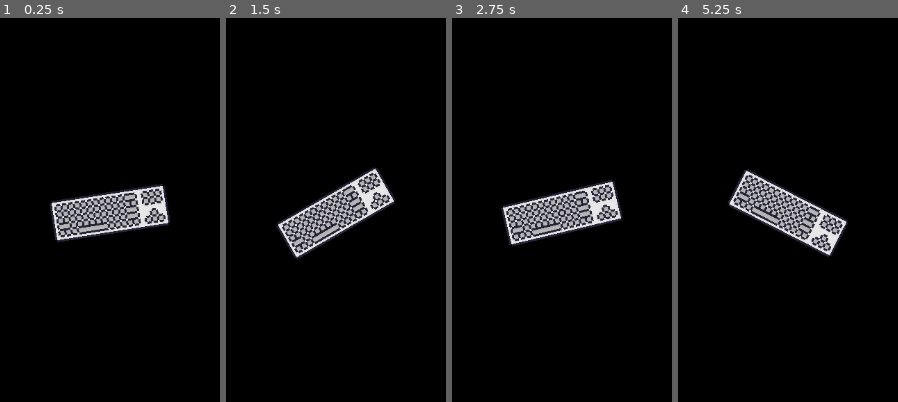
Above: before the commit, frames 1-4 (left to right).
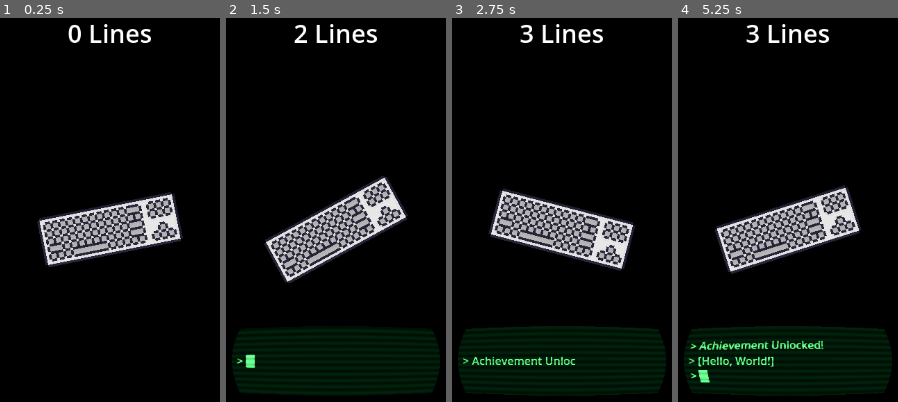
Above: after the commit, the same moments.

Repository: MadAvidCoder/CodeClicker
Game: Godot game, scene res://main.tscn
The game is run twice, just before and just after one commit, with the same random seed, the same clock (stepped at 60 frames per second) and the same inputs.
Inputs (mouse positions are in pixels of both pictures, inside the frame that each line leads up to; where the layout moved, square brackets give the same spot in the first picture):
- Up to frame 1 (0.25 s): no input
- Up to frame 2 (1.5 s): click (336, 229) [336, 213] at 0.5 s; click (336, 229) [336, 213] at 1.25 s
- Up to frame 3 (2.75 s): click (562, 229) [562, 213] at 2 s
- Up to frame 4 (5.25 s): no input

The runs differ from the first frame. In frame 1, 9.7% of the frame differs, in the area x 16-84%, y 1-65%; in frame 2, 17%; in frame 3, 18%; in frame 4, 19%, in the area x 2-98%, y 1-99%.

Commit message:
Add achievements
Added an achievements mechanism

Diff:
--- /dev/null
+++ b/achievement_display.gd
@@ -0,0 +1,100 @@
+extends Control
+
+var lines = []
+var typing_speed := 0.055
+var line_pause := 1
+var cursor_blink_speed := 0.35
+
+var _current_line := 0
+var _current_char := 0
+var _displayed_text := ""
+var _is_typing_line := false
+var _is_pausing_before_line := false
+
+var _cursor_visible := true
+var _blink_time := 0.0
+
+@onready var label := $SubViewport/Label
+@onready var timer = $Timer
+
+func _ready():
+	label.bbcode_enabled = true
+
+func display(content):
+	if visible:
+		await timer.timeout
+	show()
+	lines = content
+	_start_typing()
+
+func _start_typing():
+	timer.stop()
+	_current_line = 0
+	_displayed_text = ""
+	_is_typing_line = false
+	_is_pausing_before_line = false
+	_start_next_line()
+
+func _start_next_line():
+	if _current_line >= lines.size():
+		_is_typing_line = false
+		_is_pausing_before_line = false
+		return
+	_current_char = 0
+	_is_typing_line = false
+	_is_pausing_before_line = true
+	# Show the new ">" right away during the pause
+	await get_tree().create_timer(line_pause).timeout
+	_is_pausing_before_line = false
+	_is_typing_line = true
+	_type_line()
+
+func _type_line():
+	var line = lines[_current_line]
+	var prefix = "[color=lime]>[/color] "
+	while _current_char <= line.length():
+		await get_tree().create_timer(typing_speed).timeout
+		_current_char += 1
+	# After typing, finalize line and move to next
+	_displayed_text += prefix + line + "\n"
+	_current_line += 1
+	_is_typing_line = false
+	_is_pausing_before_line = true
+	_start_next_line()
+
+func _get_current_line_text() -> String:
+	if _current_line >= lines.size():
+		return ""
+	var prefix = "[color=lime]>[/color] "
+	var line = lines[_current_line]
+	if _is_typing_line:
+		# Currently typing the line
+		return prefix + line.substr(0, _current_char)
+	elif _is_pausing_before_line:
+		# Pausing before typing the next line, show only ">"
+		return prefix
+	else:
+		return ""
+
+func _process(delta):
+	# Always blink while animation is running
+	if _is_typing_line or _is_pausing_before_line:
+		_blink_time += delta
+		if _blink_time > cursor_blink_speed:
+			_cursor_visible = !_cursor_visible
+			_blink_time = 0.0
+
+	var to_display = _displayed_text
+	var current_line = _get_current_line_text()
+	var cursor = ""
+	if (_is_typing_line or _is_pausing_before_line) and _cursor_visible:
+		cursor = "█"
+	label.text = to_display + current_line + cursor
+
+	if not (_is_typing_line or _is_pausing_before_line) and _current_line >= lines.size():
+		label.text = _displayed_text
+		if timer.is_stopped():
+			timer.start()
+
+func _on_timer_timeout():
+	hide()
--- /dev/null
+++ b/font.tres
@@ -0,0 +1,9 @@
+[gd_resource type="SystemFont" load_steps=2 format=3 uid="uid://c5dx2v4ftd7qg"]
+
+[sub_resource type="SystemFont" id="SystemFont_1bvp3"]
+font_names = PackedStringArray("Monospace")
+
+[resource]
+fallbacks = Array[Font]([SubResource("SystemFont_1bvp3")])
+font_names = PackedStringArray("Courier New")
+font_weight = 800
--- a/main.gd
+++ b/main.gd
@@ -1,7 +1,364 @@
-extends Node2D
-
+extends Control
+
+var achievements = [
+	{
+		"id": "hello_world",
+		"name": "Hello, World!",
+		"description": "Write your very first line of code.",
+		"requirement": { "type": "total_code_lines", "value": 1 },
+		"unlocked": false
+	},
+	{
+		"id": "syntax_student",
+		"name": "Syntax Student",
+		"description": "Write 100 lines of code.",
+		"requirement": { "type": "total_code_lines", "value": 100 },
+		"unlocked": false
+	},
+	{
+		"id": "debugging_beginner",
+		"name": "Debugging Beginner",
+		"description": "Click 10 times in 5 seconds (debug those bugs fast!).",
+		"requirement": { "type": "clicks_in_time", "value": 10, "timeframe": 5 },
+		"unlocked": false
+	},
+	{
+		"id": "commit_pusher",
+		"name": "Commit Pusher",
+		"description": "Reach 1,000 lines of code.",
+		"requirement": { "type": "total_code_lines", "value": 1000 },
+		"unlocked": false
+	},
+	{
+		"id": "automation_script",
+		"name": "Automation Script",
+		"description": "Unlock your first auto-coder.",
+		"requirement": { "type": "auto_coders_bought", "value": 1 },
+		"unlocked": false
+	},
+	{
+		"id": "framework_founder",
+		"name": "Framework Founder",
+		"description": "Unlock 10 code upgrades.",
+		"requirement": { "type": "upgrades_bought", "value": 10 },
+		"unlocked": false
+	},
+	{
+		"id": "open_source_contributor",
+		"name": "Open Source Contributor",
+		"description": "Click a rare 'Open Source' event button.",
+		"requirement": { "type": "open_source_clicks", "value": 1 },
+		"unlocked": false
+	},
+	{
+		"id": "pull_request_pro",
+		"name": "Pull Request Pro",
+		"description": "Upgrade an auto-coder to level 5.",
+		"requirement": { "type": "auto_coder_level", "value": 5 },
+		"unlocked": false
+	},
+	{
+		"id": "hackathon_hero",
+		"name": "Hackathon Hero",
+		"description": "Write 500 lines of code in one minute.",
+		"requirement": { "type": "code_lines_in_time", "value": 500, "timeframe": 60 },
+		"unlocked": false
+	},
+	{
+		"id": "legacy_maintainer",
+		"name": "Legacy Maintainer",
+		"description": "Prestige for the first time and start a new project.",
+		"requirement": { "type": "prestiges", "value": 1 },
+		"unlocked": false
+	},
+	{
+		"id": "million_line_club",
+		"name": "Million Line Club",
+		"description": "Write 1,000,000 lines of code.",
+		"requirement": { "type": "total_code_lines", "value": 1000000 },
+		"unlocked": false
+	},
+	{
+		"id": "merge_conflict",
+		"name": "Merge Conflict",
+		"description": "Reach 50,000 lines of code without buying any upgrades.",
+		"requirement": { "type": "total_code_lines", "value": 50000, "no_upgrades": true },
+		"unlocked": false
+	},
+	{
+		"id": "code_reviewed",
+		"name": "Code Reviewed",
+		"description": "Manually click 1,000 times.",
+		"requirement": { "type": "manual_clicks", "value": 1000 },
+		"unlocked": false
+	},
+	{
+		"id": "dark_theme_activated",
+		"name": "Dark Theme Activated",
+		"description": "Unlock the dark theme for your editor.",
+		"requirement": { "type": "theme_unlocked", "theme": "dark" },
+		"unlocked": false
+	},
+	{
+		"id": "full_stack_dev",
+		"name": "Full Stack Dev",
+		"description": "Own at least one of every upgrade type.",
+		"requirement": { "type": "has_each_upgrade_type", "value": 1 },
+		"unlocked": false
+	},
+	{
+		"id": "lint_free",
+		"name": "Lint Free",
+		"description": "Write 10,000 lines of code without any 'bug' events.",
+		"requirement": { "type": "code_lines_without_bug", "value": 10000 },
+		"unlocked": false
+	},
+	{
+		"id": "refactor_master",
+		"name": "Refactor Master",
+		"description": "Reset (prestige) five times.",
+		"requirement": { "type": "prestiges", "value": 5 },
+		"unlocked": false
+	},
+	{
+		"id": "speed_typist",
+		"name": "Speed Typist",
+		"description": "Achieve 50 clicks in 10 seconds.",
+		"requirement": { "type": "clicks_in_time", "value": 50, "timeframe": 10 },
+		"unlocked": false
+	},
+	{
+		"id": "documentation_guru",
+		"name": "Documentation Guru",
+		"description": "View the help/about screen.",
+		"requirement": { "type": "viewed_help", "value": 1 },
+		"unlocked": false
+	},
+	{
+		"id": "copilot_friend",
+		"name": "Copilot Friend",
+		"description": "Let an auto-coder write 10,000 lines for you.",
+		"requirement": { "type": "auto_lines_written", "value": 10000 },
+		"unlocked": false
+	}
+]
+
+var upgrades = [
+	{
+		"id": "better_keyboard",
+		"name": "Mechanical Keyboard",
+		"description": "Type faster and with more satisfaction! +1 code per click.",
+		"cost": 50,
+		"effect": { "click_power": 1 }
+	},
+	{
+		"id": "dual_monitors",
+		"name": "Dual Monitors",
+		"description": "Twice the code windows, twice the productivity. +100% auto-code speed.",
+		"cost": 200,
+		"effect": { "auto_code_multiplier": 2.0 }
+	},
+	{
+		"id": "text_editor_upgrade",
+		"name": "Pro Text Editor",
+		"description": "Unlock advanced features to boost efficiency. +2 code per click.",
+		"cost": 150,
+		"effect": { "click_power": 2 }
+	},
+	{
+		"id": "auto_linter",
+		"name": "Auto-Linter",
+		"description": "Automatically fix simple bugs. +1 code per second.",
+		"cost": 300,
+		"effect": { "auto_code_per_sec": 1 }
+	},
+	{
+		"id": "coffee_machine",
+		"name": "Coffee Machine",
+		"description": "Caffeine boost! +50% code per click.",
+		"cost": 500,
+		"effect": { "click_power_multiplier": 1.5 }
+	},
+	{
+		"id": "code_snippets",
+		"name": "Reusable Snippets",
+		"description": "Paste code faster using handy snippets. +5 code per click.",
+		"cost": 800,
+		"effect": { "click_power": 5 }
+	},
+	{
+		"id": "cloud_ide",
+		"name": "Cloud IDE",
+		"description": "Code from anywhere, anytime. +3 code per second.",
+		"cost": 1200,
+		"effect": { "auto_code_per_sec": 3 }
+	},
+	{
+		"id": "copilot_ai",
+		"name": "AI Copilot",
+		"description": "Let AI write boilerplate for you. +100% auto-code speed.",
+		"cost": 2500,
+		"effect": { "auto_code_multiplier": 2.0 }
+	},
+	{
+		"id": "dark_theme",
+		"name": "Dark Theme",
+		"description": "Less eye strain means more code! +20% click and auto-code.",
+		"cost": 1000,
+		"effect": { "click_power_multiplier": 1.2, "auto_code_multiplier": 1.2 }
+	},
+	{
+		"id": "stack_overflow",
+		"name": "Stack Overflow Access",
+		"description": "Find answers instantly. +10 code per click.",
+		"cost": 3000,
+		"effect": { "click_power": 10 }
+	},
+	{
+		"id": "standing_desk",
+		"name": "Standing Desk",
+		"description": "Boosts your health and productivity. +50% auto-code speed.",
+		"cost": 5000,
+		"effect": { "auto_code_multiplier": 1.5 }
+	},
+	{
+		"id": "continuous_integration",
+		"name": "Continuous Integration",
+		"description": "Code merges itself while you sleep. +10 code per second.",
+		"cost": 8000,
+		"effect": { "auto_code_per_sec": 10 }
+	},
+	{
+		"id": "rubber_ducky",
+		"name": "Rubber Duck Debugging",
+		"description": "Explain your code to the duck and spot more bugs. +2 code per second.",
+		"cost": 1300,
+		"effect": { "auto_code_per_sec": 2 }
+	},
+	{
+		"id": "faster_internet",
+		"name": "Faster Internet",
+		"description": "Pages load instantly, docs at your fingertips. +30% auto-code speed.",
+		"cost": 2200,
+		"effect": { "auto_code_multiplier": 1.3 }
+	},
+	{
+		"id": "standing_meetings",
+		"name": "Standing Meetings",
+		"description": "Shorter meetings, more time to code! +10% code per click.",
+		"cost": 1100,
+		"effect": { "click_power_multiplier": 1.1 }
+	},
+	{
+		"id": "unit_tests",
+		"name": "Unit Tests",
+		"description": "Find bugs before they hit production. +5 code per second.",
+		"cost": 4000,
+		"effect": { "auto_code_per_sec": 5 }
+	},
+	{
+		"id": "git_aliases",
+		"name": "Git Aliases",
+		"description": "Type less, push more. +3 code per click.",
+		"cost": 2500,
+		"effect": { "click_power": 3 }
+	},
+	{
+		"id": "devops_pipeline",
+		"name": "DevOps Pipeline",
+		"description": "Automate your workflow. +25% to all code generation.",
+		"cost": 7000,
+		"effect": { "click_power_multiplier": 1.25, "auto_code_multiplier": 1.25 }
+	},
+	{
+		"id": "wireless_mouse",
+		"name": "Wireless Mouse",
+		"description": "No more cable drag. +1 code per click.",
+		"cost": 300,
+		"effect": { "click_power": 1 }
+	},
+	{
+		"id": "ergonomic_chair",
+		"name": "Ergonomic Chair",
+		"description": "Stay comfortable, code longer. +2 code per second.",
+		"cost": 1700,
+		"effect": { "auto_code_per_sec": 2 }
+	},
+	{
+		"id": "docker_containers",
+		"name": "Docker Containers",
+		"description": "Deploy faster, debug less. +6 code per second.",
+		"cost": 6000,
+		"effect": { "auto_code_per_sec": 6 }
+	},
+	{
+		"id": "vim_shortcuts",
+		"name": "Vim Shortcuts",
+		"description": "Navigate code at the speed of thought. +4 code per click.",
+		"cost": 3200,
+		"effect": { "click_power": 4 }
+	}
+]
+
+var clicks = 0
 var score = 0
+var total_score = 0
+var upgrades_bought = 0
+var auto_coders_bought = 0
+var open_source_clicks = 0
+var max_auto_level = 0
+var prestige_count = 0
+var auto_lines_written = 0
+var help_viewed = false
+
+@onready var label = $Label
+@onready var subviewport := $AchievementDisplay/SubViewport
+@onready var texture_rect := $AchievementDisplay/TextureRect
+@onready var display = $AchievementDisplay
+
+func _ready():
+	var mat = texture_rect.material
+	if mat and mat is ShaderMaterial:
+		mat.set_shader_parameter("rect_size", subviewport.size)
+
+func _process(delta: float) -> void:
+	label.text = str(score) + " Lines"
+	check_achievements()
+
+func check_unlock(requirements: Dictionary) -> bool:
+	if requirements.has("no_upgrades") and upgrades_bought > 0:
+		return false
+	match requirements["type"]:
+		"total_code_lines":
+			return total_score >= requirements["value"]
+		"manual_clicks":
+			return clicks >= requirements["value"]
+		"auto_coders_bought":
+			return auto_coders_bought >= requirements["value"]
+		"upgrades_bought":
+			return upgrades_bought >= requirements["value"]
+		"open_source_clicks":
+			return open_source_clicks >= requirements["value"]
+		"auto_coder_level":
+			return max_auto_level>= requirements["value"]
+		"prestiges":
+			return prestige_count >= requirements["value"]
+		"auto_lines_written":
+			return auto_lines_written >= requirements["value"]
+		"viewed_help":
+			return help_viewed
+	return false
+
+func check_achievements() -> void:
+	for ach in achievements:
+		if ach["unlocked"]:
+			continue
+		else:
+			if check_unlock(ach["requirement"]):
+				ach["unlocked"] = true
+				display.display(["Achievement Unlocked!", "[" + ach["name"] + "]", ach["description"]])
 
 func _on_texture_button_pressed() -> void:
 	score += 1
-	print(score)
+	total_score += 1
+	clicks += 1
--- a/main.tscn
+++ b/main.tscn
@@ -1,32 +1,60 @@
-[gd_scene load_steps=5 format=3 uid="uid://cptlju1gnm5mp"]
+[gd_scene load_steps=10 format=3 uid="uid://cptlju1gnm5mp"]
 
 [ext_resource type="Texture2D" uid="uid://diopqt72p3ruh" path="res://keyboard.png" id="1_0xm2m"]
 [ext_resource type="Script" uid="uid://dwi0lut8phaek" path="res://main.gd" id="1_h2yge"]
 [ext_resource type="BitMap" uid="uid://bxin2asb7nbj0" path="res://keyboard_map.png" id="2_h2yge"]
 [ext_resource type="Script" uid="uid://b3f21sr2ldxmy" path="res://texture_button.gd" id="4_1bvp3"]
+[ext_resource type="SystemFont" uid="uid://c5dx2v4ftd7qg" path="res://font.tres" id="5_lquwl"]
+[ext_resource type="Script" uid="uid://d31pji8vuw1f6" path="res://achievement_display.gd" id="6_5vw27"]
+[ext_resource type="Shader" uid="uid://bsto2oua251w6" path="res://scanlines.gdshader" id="6_7mycd"]
 
-[node name="Node2D" type="Node2D"]
+[sub_resource type="ShaderMaterial" id="ShaderMaterial_7mycd"]
+shader = ExtResource("6_7mycd")
+shader_parameter/rect_size = Vector2(512, 256)
+shader_parameter/scanline_spacing = 0.09
+shader_parameter/scanline_speed = 1.2
+shader_parameter/scanline_strength = 0.6
+shader_parameter/curvature_x = 0.1
+shader_parameter/curvature_y = 0.1
+shader_parameter/vignette_strength = 0.8
+shader_parameter/glow_strength = 0.38
+shader_parameter/background_green = Vector3(0, 0.14, 0.05)
+shader_parameter/text_green = Vector3(0.37, 1, 0.51)
+
+[sub_resource type="ViewportTexture" id="ViewportTexture_272bh"]
+viewport_path = NodePath("AchievementDisplay/SubViewport")
+
+[node name="Control" type="Control"]
+layout_mode = 3
+anchors_preset = 0
+offset_right = 1152.0
+offset_bottom = 648.0
 script = ExtResource("1_h2yge")
 
 [node name="ColorRect" type="ColorRect" parent="."]
-offset_right = 1152.0
-offset_bottom = 648.0
+layout_mode = 1
+anchors_preset = 15
+anchor_right = 1.0
+anchor_bottom = 1.0
+grow_horizontal = 2
+grow_vertical = 2
 color = Color(0, 0, 0, 1)
 
 [node name="TextureButton" type="TextureButton" parent="."]
 texture_filter = 1
+layout_mode = 1
 anchors_preset = 8
 anchor_left = 0.5
 anchor_top = 0.5
 anchor_right = 0.5
 anchor_bottom = 0.5
-offset_left = 492.0
-offset_top = 294.0
-offset_right = 660.0
-offset_bottom = 354.0
+offset_left = -100.8
+offset_top = -12.0
+offset_right = 100.8
+offset_bottom = 60.0
 grow_horizontal = 2
 grow_vertical = 2
-pivot_offset = Vector2(84, 30)
+pivot_offset = Vector2(100.8, 36)
 size_flags_horizontal = 4
 size_flags_vertical = 4
 texture_normal = ExtResource("1_0xm2m")
@@ -38,4 +66,70 @@
 stretch_mode = 4
 script = ExtResource("4_1bvp3")
 
+[node name="Label" type="Label" parent="."]
+layout_mode = 1
+anchors_preset = 5
+anchor_left = 0.5
+anchor_right = 0.5
+offset_left = -99.0
+offset_top = 40.0
+offset_right = 99.0
+offset_bottom = 73.0
+grow_horizontal = 2
+pivot_offset = Vector2(99, 16)
+theme_override_fonts/font = ExtResource("5_lquwl")
+theme_override_font_sizes/font_size = 36
+text = "0 Lines"
+horizontal_alignment = 1
+
+[node name="AchievementDisplay" type="Control" parent="."]
+visible = false
+anchors_preset = 0
+offset_right = 40.0
+offset_bottom = 40.0
+script = ExtResource("6_5vw27")
+
+[node name="SubViewport" type="SubViewport" parent="AchievementDisplay"]
+transparent_bg = true
+handle_input_locally = false
+size = Vector2i(300, 100)
+
+[node name="ColorRect2" type="ColorRect" parent="AchievementDisplay/SubViewport"]
+anchors_preset = 7
+anchor_left = 0.5
+anchor_top = 1.0
+anchor_right = 0.5
+anchor_bottom = 1.0
+offset_left = -256.0
+offset_top = -512.0
+offset_right = 44.0
+offset_bottom = -412.0
+grow_horizontal = 2
+grow_vertical = 0
+pivot_offset = Vector2(125, 42)
+color = Color(0.0657, 0.09, 0.0657, 1)
+
+[node name="Label" type="RichTextLabel" parent="AchievementDisplay/SubViewport"]
+offset_left = 6.5
+offset_right = 306.5
+offset_bottom = 100.0
+fit_content = true
+vertical_alignment = 1
+
+[node name="TextureRect" type="TextureRect" parent="AchievementDisplay"]
+material = SubResource("ShaderMaterial_7mycd")
+layout_mode = 0
+offset_left = 426.0
+offset_top = 487.0
+offset_right = 726.0
+offset_bottom = 587.0
+texture = SubResource("ViewportTexture_272bh")
+stretch_mode = 5
+
+[node name="Timer" type="Timer" parent="AchievementDisplay"]
+wait_time = 2.0
+one_shot = true
+
 [connection signal="pressed" from="TextureButton" to="." method="_on_texture_button_pressed"]
+[connection signal="pressed" from="TextureButton" to="TextureButton" method="_on_pressed"]
+[connection signal="timeout" from="AchievementDisplay/Timer" to="AchievementDisplay" method="_on_timer_timeout"]
--- /dev/null
+++ b/scanlines.gdshader
@@ -0,0 +1,71 @@
+shader_type canvas_item;
+
+uniform vec2 rect_size = vec2(30.0, 85.0);
+uniform float scanline_spacing = 0.15;
+uniform float scanline_speed = 15;
+uniform float scanline_strength = 0.55;
+uniform float curvature_x = 0.06;
+uniform float curvature_y = 0.14;
+uniform float vignette_strength = 0.8;
+uniform float glow_strength = 0.08;
+uniform vec3 background_green = vec3(0.0, 0.14, 0.05);
+uniform vec3 text_green = vec3(0.39, 1.0, 0.51);
+
+void fragment() {
+	vec2 centered_uv = (UV - 0.5) * 2.0;
+	float rx = centered_uv.x * centered_uv.x;
+	float ry = centered_uv.y * centered_uv.y;
+	centered_uv.x *= 1.0 + curvature_x * ry;
+	centered_uv.y *= 1.0 + curvature_y * rx;
+	vec2 uv = centered_uv * 0.5 + 0.5;
+
+    if (uv.x < 0.0 || uv.x > 1.0 || uv.y < 0.0 || uv.y > 1.0) {
+        COLOR = vec4(0.0, 0.0, 0.0, 1.0);
+    } else {
+        vec3 base_col = background_green;
+        float scanline_phase = TIME * scanline_speed;
+        float scan_y = uv.y / scanline_spacing + scanline_phase;
+        float scan_val = 0.5 + 0.5 * cos(6.2831 * scan_y);
+        base_col *= 1.0 - scanline_strength * scan_val;
+        vec4 txt = texture(TEXTURE, uv);
+
+        float glow = 0.0;
+        if (txt.a > 0.3) {
+            float step1 = 0.004;
+            float step2 = 0.008;
+            glow += (
+                texture(TEXTURE, uv + vec2( step1,  0)).a +
+                texture(TEXTURE, uv + vec2(-step1,  0)).a +
+                texture(TEXTURE, uv + vec2( 0,  step1)).a +
+                texture(TEXTURE, uv + vec2( 0, -step1)).a +
+                texture(TEXTURE, uv + vec2( step1,  step1)).a +
+                texture(TEXTURE, uv + vec2(-step1,  step1)).a +
+                texture(TEXTURE, uv + vec2( step1, -step1)).a +
+                texture(TEXTURE, uv + vec2(-step1, -step1)).a
+            ) * 0.081;
+
+            glow += (
+                texture(TEXTURE, uv + vec2( step2,  0)).a +
+                texture(TEXTURE, uv + vec2(-step2,  0)).a +
+                texture(TEXTURE, uv + vec2( 0,  step2)).a +
+                texture(TEXTURE, uv + vec2( 0, -step2)).a +
+                texture(TEXTURE, uv + vec2( step2,  step2)).a +
+                texture(TEXTURE, uv + vec2(-step2,  step2)).a +
+                texture(TEXTURE, uv + vec2( step2, -step2)).a +
+                texture(TEXTURE, uv + vec2(-step2, -step2)).a
+            ) * 0.024;
+        }
+
+        if (txt.a > 0.04) {
+            vec3 text_col = text_green;
+            text_col *= 1.0 - 0.7 * scanline_strength * scan_val;
+            text_col += text_green * glow_strength * glow;
+            base_col = mix(base_col, text_col, clamp(txt.a + glow, 0.0, 1.0));
+        }
+
+        float vignette = smoothstep(0.6, 0.98, length((UV - vec2(0.5)) / vec2(0.92, 1.04)));
+        base_col *= 1.0 - vignette * vignette_strength;
+
+        COLOR = vec4(base_col, 1.0);
+    }
+}
--- a/texture_button.gd
+++ b/texture_button.gd
@@ -2,6 +2,8 @@
 
 var dir = 1
 var t = 0
+
+@onready var label = $"../Label"
 
 func smooth_step(x: float) -> float:
 	return x * x * (3.0 - 2.0 * x)
@@ -14,6 +16,15 @@
 	return lerp(s, ss, 0.4)
 
 func _process(delta: float) -> void:
-	t += delta
+	t += delta * 1.3
 	var phase = fmod(t, TAU) - PI
 	rotation_degrees = custom_wave(phase) * 30
+
+func _on_pressed() -> void:
+	var tween = create_tween()
+	tween.tween_property(self, "scale", Vector2(1.13, 1.13), 0.07).set_trans(Tween.TRANS_BACK).set_ease(Tween.EASE_OUT)
+	tween.tween_property(self, "scale", Vector2(1, 1), 0.05).set_trans(Tween.TRANS_BACK).set_ease(Tween.EASE_IN)
+
+	var tween_2 = create_tween()
+	tween_2.tween_property(label, "scale", Vector2(1.1, 1.1), 0.09).set_trans(Tween.TRANS_BACK).set_ease(Tween.EASE_OUT)
+	tween_2.tween_property(label, "scale", Vector2(1, 1), 0.05).set_trans(Tween.TRANS_BACK).set_ease(Tween.EASE_IN)
Binary file added: VT323-Regular.ttf
Not shown, added: VT323-Regular.ttf.import
Not shown, added: achievement_display.gd.uid
Not shown, added: scanlines.gdshader.uid
